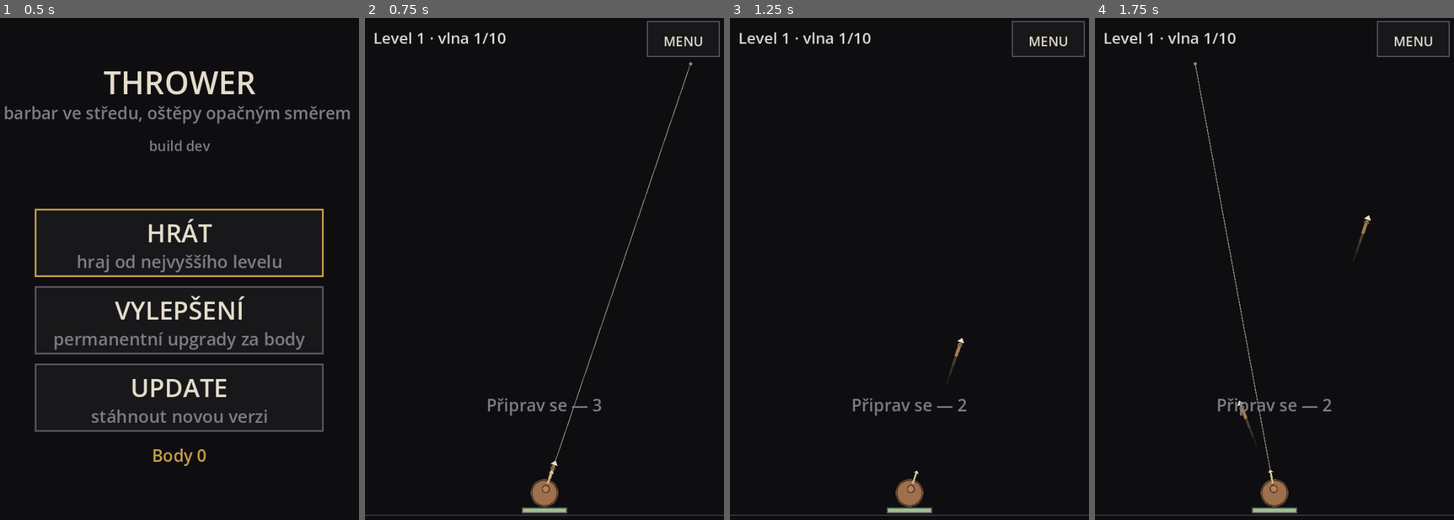
Above: before the commit, frames 1-4 (left to right).
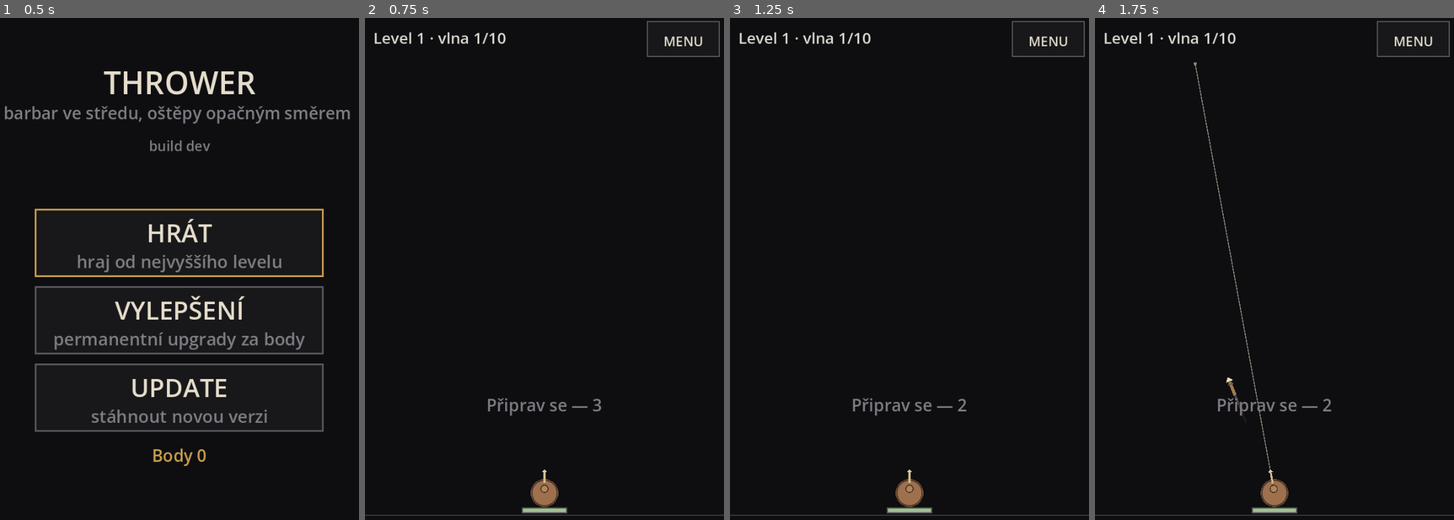
Above: after the commit, the same moments.

Repository: jankoznar94/dark-story
Game: Godot game, scene res://main.tscn
Two runs of this game, one before a commit and one after it. Both use one fixed random seed, a clock stepped at 60 frames per second and the inputs below.
Inputs (mouse positions are in pixels of both pictures, inside the frame that each line leads up to):
- Up to frame 1 (0.5 s): no input
- Up to frame 2 (0.75 s): tap Enter at 0.5 s; move the mouse to (623, 258) at 0.52 s; click (623, 258) at 0.67 s
- Up to frame 3 (1.25 s): no input
- Up to frame 4 (1.75 s): drag from (1202, 314) to (1256, 394) at 1.27 s

Frame 1 is identical in both runs. In frame 2, 0.4% of the frame differs, in the area x 46-92%, y 8-98%; in frame 3, 0.1%; in frame 4, 0.2%.

Commit message:
Thrower: jeden dotyk = jedno klepnuti (emulovana mys uz nezdvojuje stisk)

Diff:
--- a/scripts/game_view.gd
+++ b/scripts/game_view.gd
@@ -36,6 +36,8 @@
 var _mouse_down: bool = false
 var _mouse_pos: Vector2 = Vector2.ZERO
 var _js_t: float = 0.0
+# Cas posledniho doteku (ms). Brani dvojimu zpracovani doteku jako mysi.
+var _touch_ms: int = -100000
 # PORTRETY NEPRATEL: nactou se jednou pri startu. Kruhove PNG (pruhledne okoli)
 # pripravi tools/prepare_monsters.py z portretu Dungeon Recall.
 var _tex: Dictionary = {}
@@ -88,6 +90,7 @@
 func _input(event: InputEvent) -> void:
 	if event is InputEventScreenTouch:
 		var t: InputEventScreenTouch = event
+		_touch_ms = Time.get_ticks_msec()
 		if t.pressed:
 			_touch[t.index] = t.position
 			_press(t.position)
@@ -99,6 +102,12 @@
 		var d: InputEventScreenDrag = event
 		_touch[d.index] = d.position
 		_drag(d.position)
+		return
+	# JEDEN DOTYK = JEDNO KLEPNUTI. Prohlizec posle dotek a k tomu jeste
+	# emulovanou mys; bez tehle pojistky se kazde klepnuti vykona dvakrat -
+	# obrazovka VYLEPSENI se otevrela a hned zase zavrela. Tyká se to jen
+	# mysi, dotyk a tazeni prstem jdou vzdy.
+	if Time.get_ticks_msec() - _touch_ms < 500:
 		return
 	if event is InputEventMouseButton and event.button_index == MOUSE_BUTTON_LEFT:
 		_mouse_down = event.pressed
--- /dev/null
+++ b/tools/preview_tap.gd
@@ -0,0 +1,55 @@
+extends SceneTree
+# KONTROLA KLEPNUTI: simuluje dotek na tlacitka menu a vyrenderuje, co se
+# opravdu otevrelo. Slouzi k overeni, ze tlacitka sedi na svych mistech.
+#
+#   ~/tools/godot/godot4 --path . --rendering-driver opengl3 --resolution 390x844 \
+#       --script res://tools/preview_tap.gd -- --out=/tmp/tap.png --i=1
+
+var view: Node2D = null
+var frame: int = 0
+var out_path: String = "user://tap.png"
+var idx: int = 1
+var w: float = 390.0
+var h: float = 844.0
+
+
+func _init() -> void:
+	for a in OS.get_cmdline_user_args():
+		if a.begins_with("--out="):
+			out_path = a.split("=")[1]
+		elif a.begins_with("--i="):
+			idx = int(a.split("=")[1])
+		elif a.begins_with("--size="):
+			var p: PackedStringArray = a.split("=")[1].split("x")
+			w = float(p[0])
+			h = float(p[1])
+
+
+func _process(_d: float) -> bool:
+	frame += 1
+	if frame == 1:
+		view = load("res://main.tscn").instantiate()
+		root.add_child(view)
+		return false
+	if frame == 2:
+		view.layout.update(Vector2(w, h))
+		view._apply_field()
+		view.menu.open_menu()
+		print("menu_rects=", view.layout.menu_rects.size())
+		for i in range(view.layout.menu_rects.size()):
+			var r: Rect2 = view.layout.menu_rects[i]
+			print("  %d %s" % [i, str(r)])
+		if idx >= 0 and idx < view.layout.menu_rects.size():
+			var r: Rect2 = view.layout.menu_rects[idx]
+			view._press(r.position + r.size * 0.5)
+			print("after press: view=", view.menu.view, " upgrades=", view.menu.is_upgrades())
+		return false
+	if frame < 8:
+		return false
+	var img: Image = root.get_texture().get_image()
+	if img == null:
+		print("NO_IMAGE")
+		return true
+	img.save_png(out_path)
+	print("SAVED ", out_path)
+	return true
